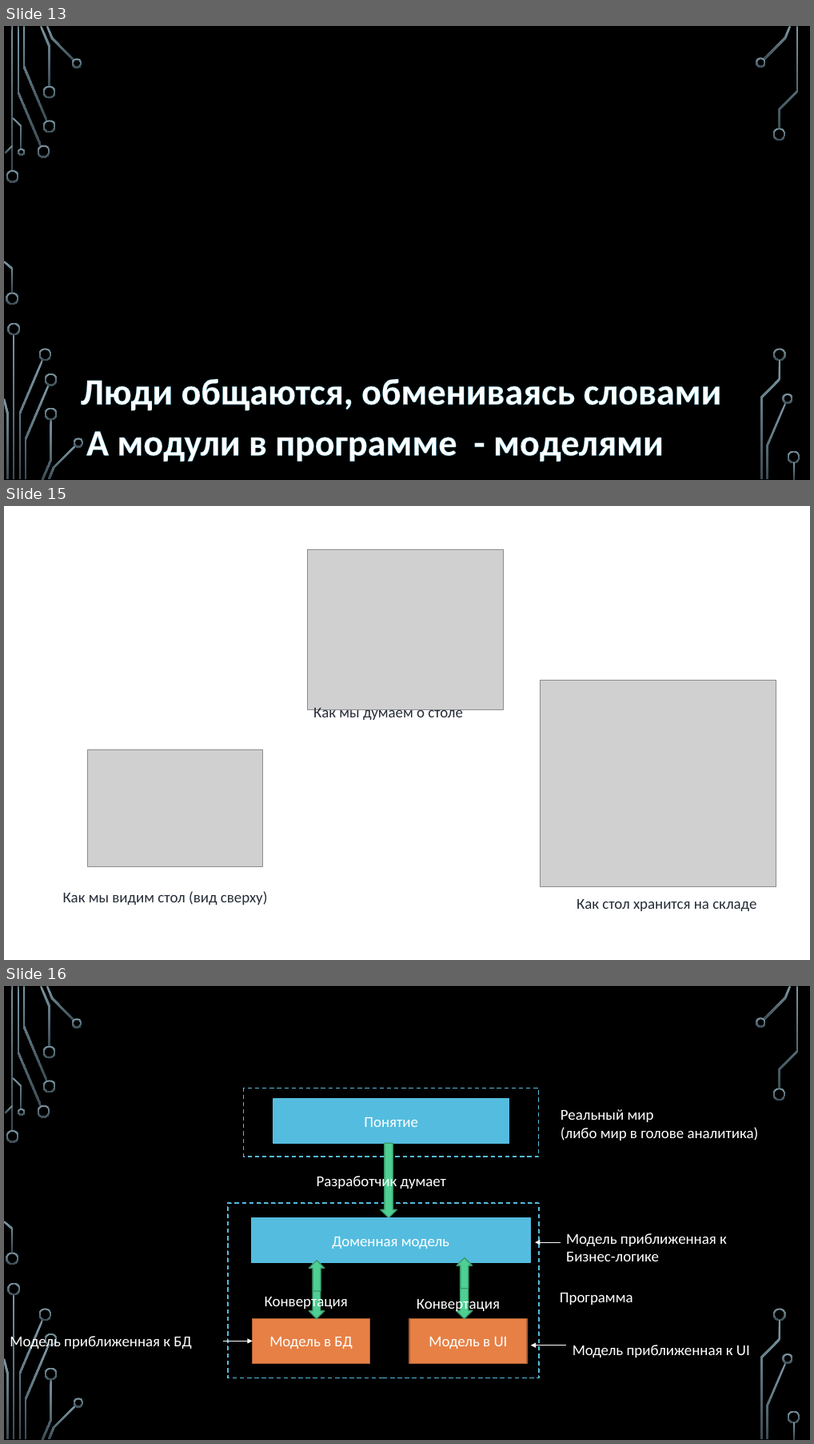
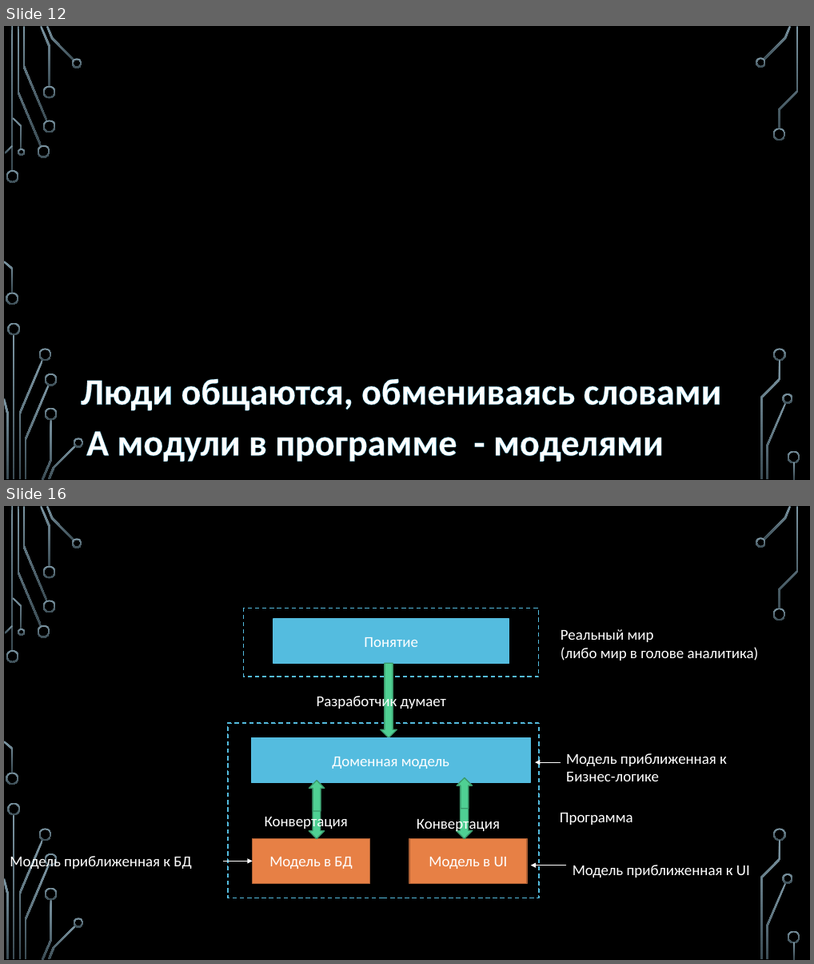
Before and after one commit to sergeyryskulov/Presentations, a slide deck: 8. Гексагональная архитектура/Архитектура больших проектов.pptx. Shown one above the other, each under a label of ours: slides 13, 15 and 16 before the commit, slides 12 and 16 after it; the slides between them are not shown. The pictures are 814x1444 and 814x964 pixels, drawn with LibreOffice and Linux fonts; fonts in the diff are those of the drawing; grey boxes stand for pictures; background and template pictures are left out. Boxes give left, top, right and bottom in pixels: in the first picture for what was removed or moved away, otherwise in the second. Text is boxed around its words. In the diff, an @@ line names an element or a change of style, - is before the commit and + after.

```diff
--- a/8. Гексагональная архитектура/Архитектура больших проектов.pptx
+++ b/8. Гексагональная архитектура/Архитектура больших проектов.pptx
@@ slide 15 removed at <box>4,506,810,960</box>, background picture (left out) @@
@@ rectangle removed at <box>4,506,810,960</box> @@
@@ picture removed at <box>308,549,504,709</box> @@
@@ picture removed at <box>541,680,777,887</box> @@
@@ text removed at <box>314,708,463,722</box> @@
-Как мы думаем о столе
@@ picture removed at <box>87,750,262,867</box> @@
@@ text removed at <box>63,891,268,904</box> @@
-Как мы видим стол (вид сверху)
@@ text removed at <box>577,899,757,911</box> @@
-Как стол хранится на складе
@@ what was slide 13 is now slide 12 @@
```
Also in this commit, not shown: 11 slides changed, 3 slides added, 1 other slide removed, 1 other file.
